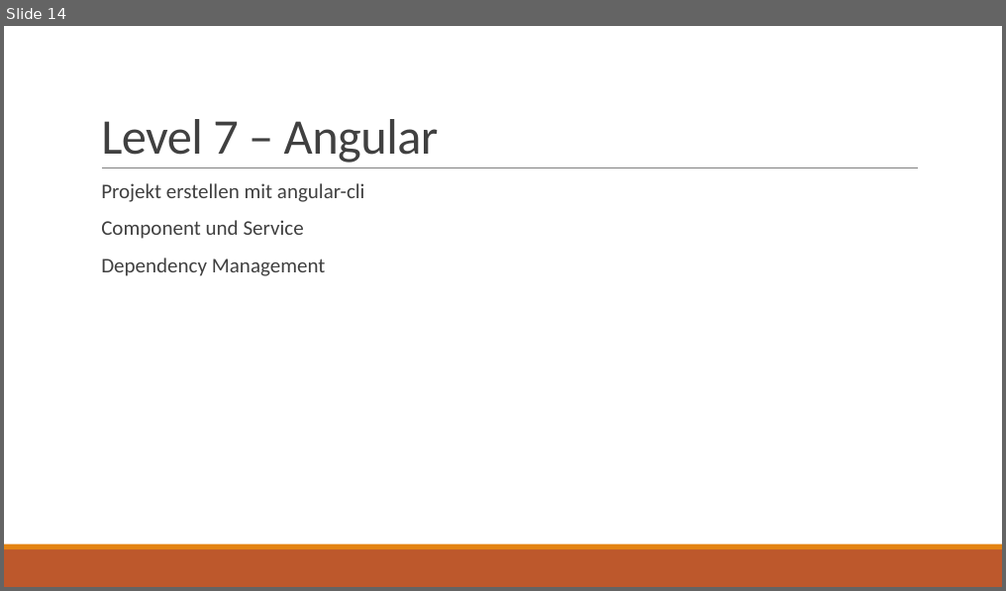
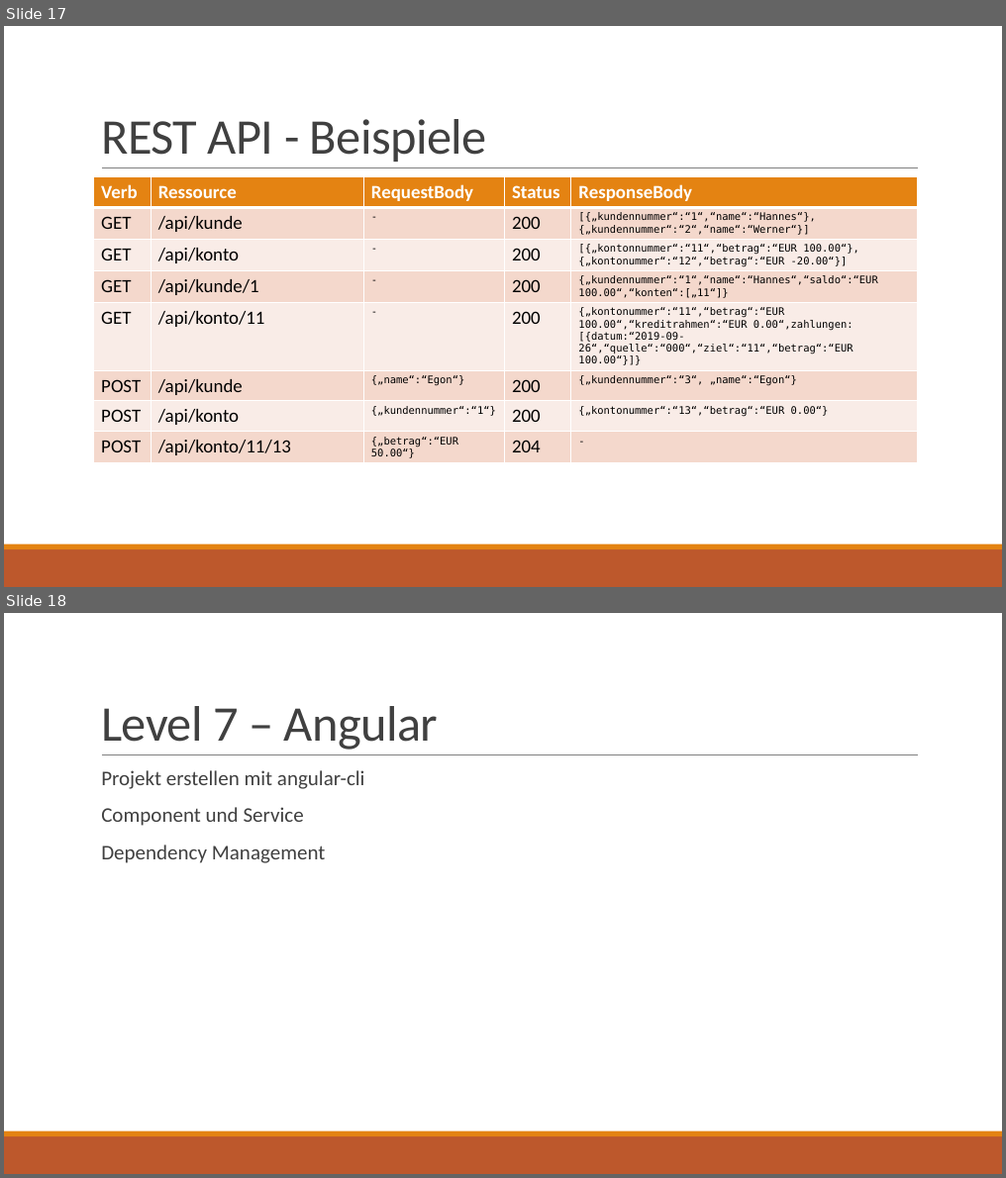
Before and after one commit to SpiritTesting/buggybank, a slide deck: Aufgaben.pptx. Shown one above the other, each under a label of ours: slide 14 before the commit, slides 17 and 18 after it. The pictures are 1006x591 and 1006x1178 pixels, drawn with LibreOffice and Linux fonts; fonts in the diff are those of the drawing; background and template pictures are left out. Boxes give left, top, right and bottom in pixels: in the first picture for what was removed or moved away, otherwise in the second. Text is boxed around its words. In the diff, an @@ line names an element or a change of style, - is before the commit and + after.

```diff
--- a/Aufgaben.pptx
+++ b/Aufgaben.pptx
@@ slide 17 added at (4, 26, 1002, 587), background #FFFFFF; not listed: 3 template elements that a slide beside it also shows @@
@@ title added at (101, 119, 487, 162), 48 pt, text #404040 @@
+REST API - Beispiele
@@ table added at (94, 177, 918, 468), 8 rows, 5 columns @@
+Verb | Ressource | RequestBody | Status | ResponseBody
+GET | /api/kunde | - | 200 | [{„kundennummer“:“1“,“name“:“Hannes“}, {„kundennummer“:“2“,“name“:“Werner“}]
+GET | /api/konto | - | 200 | [{„kontonnummer“:“11“,“betrag“:“EUR 100.00“},{„kontonummer“:“12“,“betrag“:“EUR -20.00“}]
+GET | /api/kunde/1 | - | 200 | {„kundennummer“:“1“,“name“:“Hannes“,“saldo“:“EUR 100.00“,“konten“:[„11“]}
+GET | /api/konto/11 | - | 200 | {„kontonummer“:“11“,“betrag“:“EUR 100.00“,“kreditrahmen“:“EUR 0.00“,zahlungen:[{datum:“2019-09-26“,“quelle“:“000“,“ziel“:“11“,“betrag“:“EUR 100.00“}]}
+POST | /api/kunde | {„name“:“Egon“} | 200 | {„kundennummer“:“3“, „name“:“Egon“}
+POST | /api/konto | {„kundennummer“:“1“} | 200 | {„kontonummer“:“13“,“betrag“:“EUR 0.00“}
+POST | /api/konto/11/13 | {„betrag“:“EUR 50.00“} | 204 | -
@@ what was slide 14 is now slide 18 @@
```
Also in this commit, not shown: 4 other slides added.
